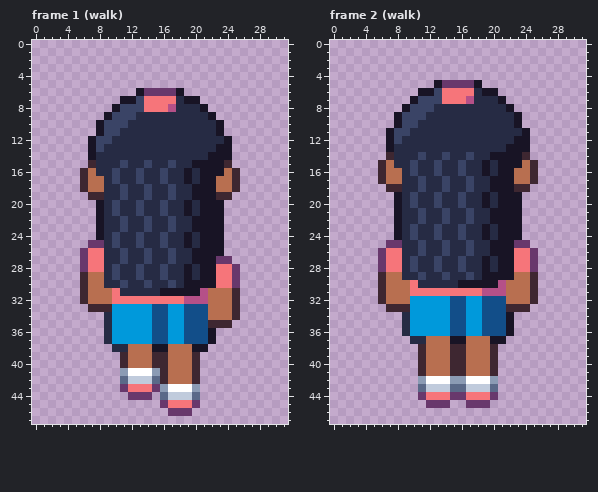
A pixel-art file gets an edit: art/road/walker-ada.aseprite. Above: the version before the commit.
32x48 pixels, 12 frames. Shown: frame 1 (walk), frame 2 (walk). The commit also changed other frames, which this record leaves out.
The result:
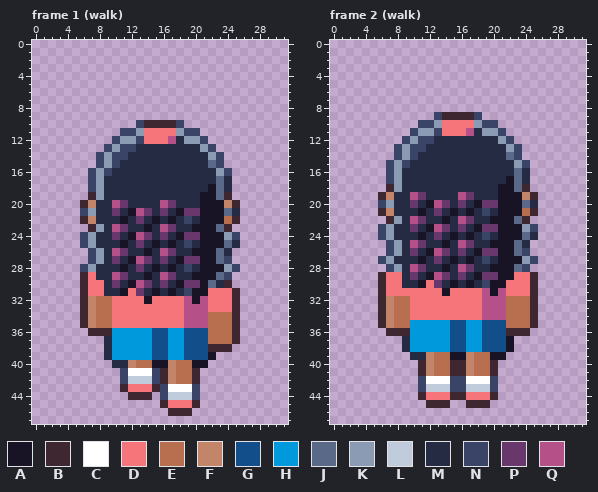
Palette (. is transparent): A #181425  B #3e2731  C #ffffff  D #f6757a  E #b86f50  F #c28569  G #124e89  H #0099db  J #5a6988  K #8b9bb4  L #c0cbdc  M #262b44  N #3a4466  P #68386c  Q #b55088
Diff:
Changed rows in their new state; - is an unchanged pixel.
Frame 1 (walk):
first column x 6:
 6 -------......-------
 7 -----..........-----
 8 ----............----
 9 ---..............---
10 --.....NBBBBN.....--
11 --...NNKDDDDKNN...--
12 -...NKKNDDDQ-KKN...-
13 -..NKNN--------KN..-
14 -.NKNN----------KN.-
15 -.NKNM--M--M--MMJN.-
16 .NKNM--M--M--M-MMKN.
17 .NK-M--M--M--M-MMJM.
18 .NK--M--M--M--MM-JM.
19 --K--M--M--M--M--J--
20 BFM-QP-M--QP-M----FB
21 NKM-P-AQP-P-APP---JM
22 BFM--A-PMA-A-NM---EB
23 -BK-QP--A-QP-----JB-
24 NKM-P-AQP-P-APP---KN
25 NKM-MA-P-AMA-N----JM
26 .NK-QP--A-QP-----JM-
27 .NK-PMAQP-PMAPP--JN-
28 NKM-MA-P-AMA-N---AKN
29 -DM-QP-MA-QP-MA--JN.
30 -DD-PMAQP-PMAPP-JMB.
31 -DDMMADP-AM-MN-ADDD-
32 -F------A-----A-DDD-
33 BFEEDDDDDDDDDQQQDDD-
34 BFEEDDDDDDDDDQQQ----
35 BFEEDDDDDDDDDQQQEEEB
36 -BBB------------EEEB
37 ----------------EEEB
38 ---MHHHHHGGHHGGGBBB-
39 ---MHHHHHGGHHGGGA---
40 ----MMF--AAF--AA----
41 -----N---N-F--------
42 -----N---N-F--------
43 -----B---BN---N-----
44 ------BBB-N---N-----
45 ----------B---B-----
46 -----------BBB------
Frame 2 (walk):
first column x 6:
 5 -------......-------
 6 -----..........-----
 7 ----............----
 8 ---..............---
 9 --.....NBBBBN.....--
10 --...NNKDDDDKNN...--
11 -...NKKNDDDQ-KKN...-
12 -..NKNN--------KN..-
13 -.NKNN----------KN.-
14 -.NKNM--M--M--MMJN.-
15 .NKNM--M--M--M-MMKN.
16 .NK-M--M--M--M-MMJM.
17 .NK--M--M--M--MM-JM.
18 --K--M--M--M--M--J--
19 BFM-QP-M--QP-M----FB
20 NKM-P-AQP-P-APP---JM
21 BFM--A-PMA-A-NM---EB
22 -BK-QP--A-QP-----JB-
23 NKM-P-AQP-P-APP---KN
24 NKM-MA-P-AMA-N----JM
25 -NK-QP--A-QP-----JM-
26 .NK-PMAQP-PMAPP--JN.
27 NKM-MA-P-AMA-N---AKN
28 .NK-QP-MA-QP-MA--JN.
29 -DD-PMAQP-PMAPP--DD-
30 -DDMMADP-AM-MN-ADDD-
31 -DDD----A-----A-DDD-
32 -F--DDDDDDDDDQQQ----
33 BFEEDDDDDDDDDQQQEEEB
34 BFEEDDDDDDDDDQQQEEEB
35 BFEE------------EEEB
36 -BBB------------BBB-
37 ---MHHHHHGGHHGGGA---
38 ---MHHHHHGGHHGGGA---
39 ----MMF--AAF--AA----
40 ------F----F--------
41 ------F----F--------
42 -----N---NN---N-----
43 -----N---NN---N-----
44 -----B---BB---B-----
45 ------BBB--BBB------
